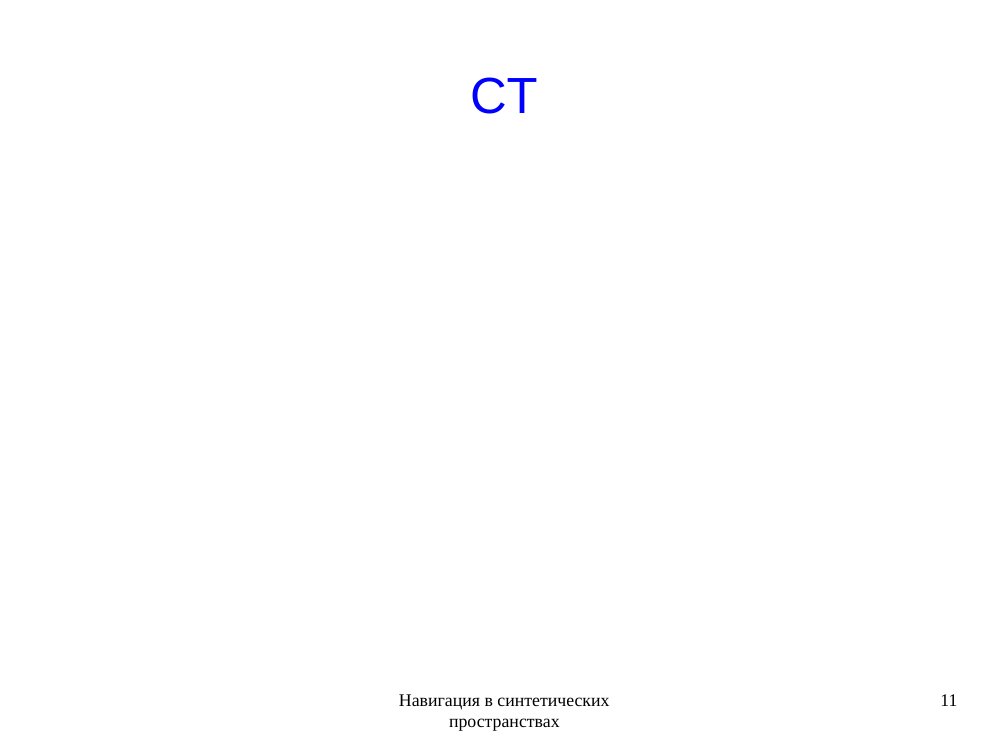
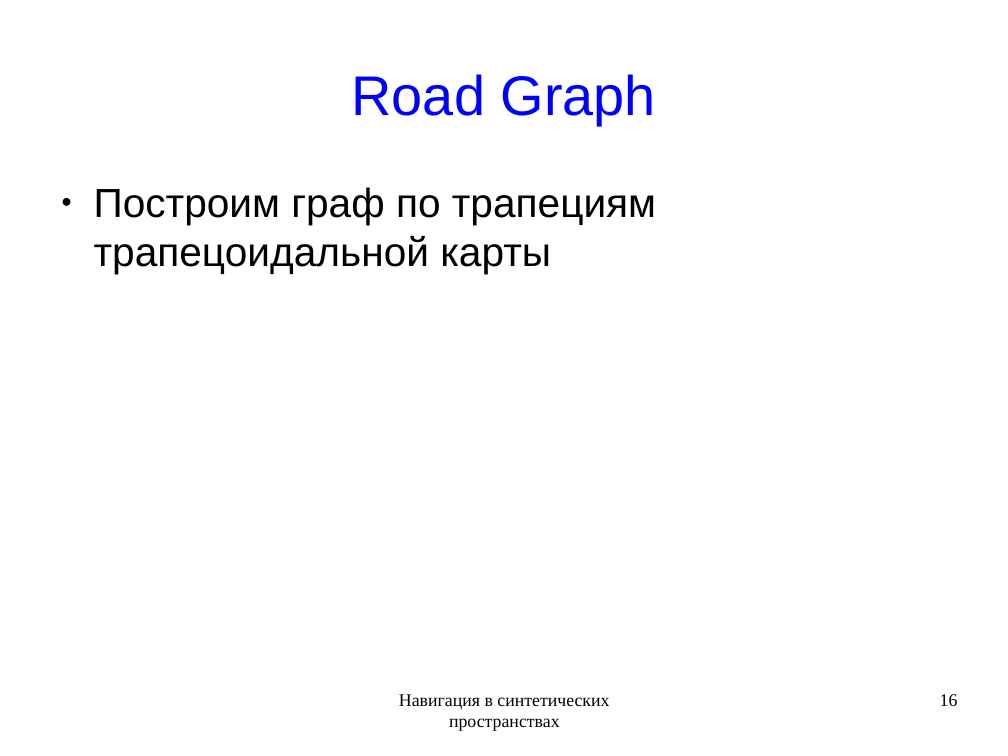
Before and after one commit to rutsky/semester09, a slide deck: slide 16 of Artificial_intelligence/Navigation_in_synthetic_space/50572_Rutsky_Navigation_in_synthetic_space.odp (slide 11 before the commit). Drawn at 1008x756 pixels with LibreOffice and Linux fonts; fonts in the diff are those of the drawing. Boxes give left, top, right and bottom in pixels: in the first picture for what was removed or moved away, otherwise in the second. Text is boxed around its words. In the diff, an @@ line names an element or a change of style, - is before the commit and + after.

```diff
--- a/Artificial_intelligence/Navigation_in_synthetic_space/50572_Rutsky_Navigation_in_synthetic_space.odp
+++ b/Artificial_intelligence/Navigation_in_synthetic_space/50572_Rutsky_Navigation_in_synthetic_space.odp
@@ title at bbox=[352, 74, 656, 125]: text changed; size 40 to 44 pt @@
-CT
+Road Graph
@@ text added at bbox=[94, 187, 656, 274], 32 pt, text #000000 @@
+● Построим граф по трапециям трапецоидальной карты
@@ page number at bbox=[940, 694, 958, 706]: text changed @@
-11
+16
```
Also in this commit, not shown: 9 other slides changed, 3 slides added, 1 slide removed.
